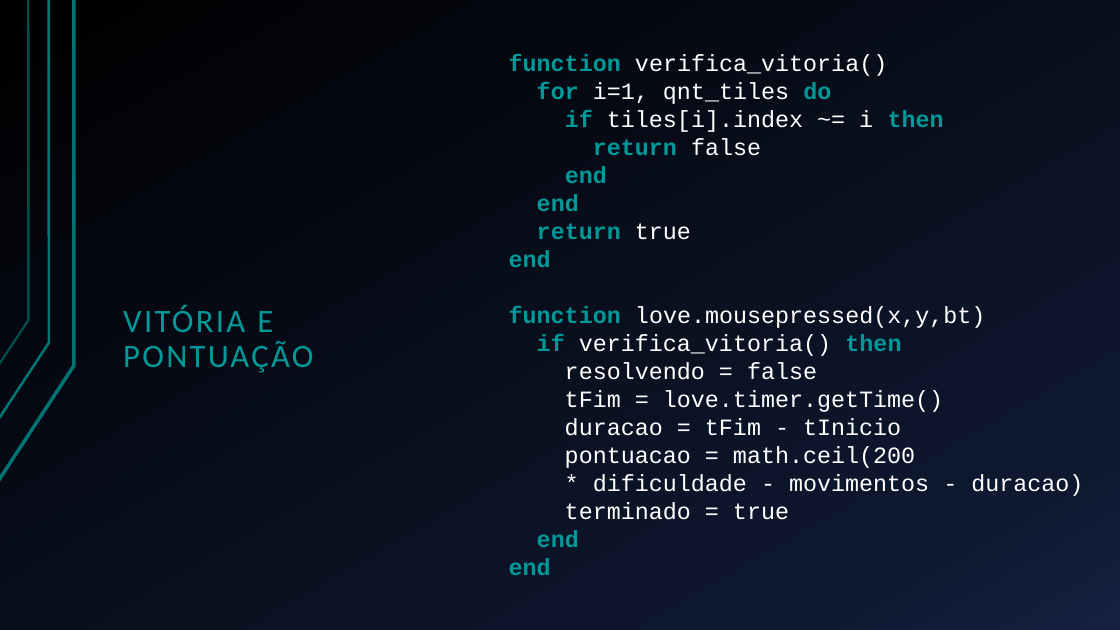
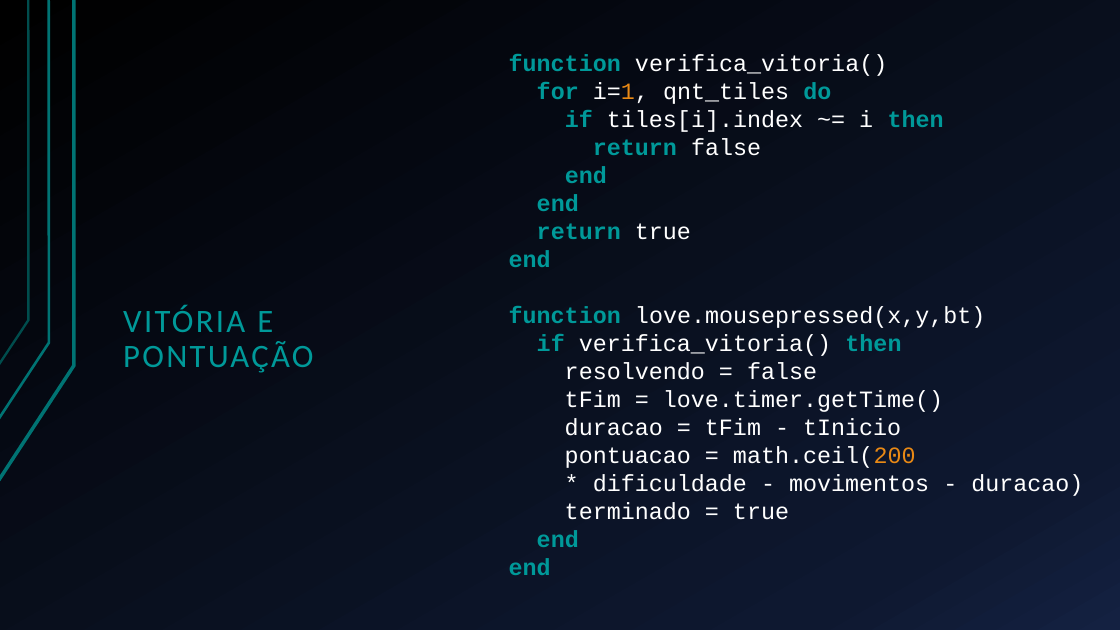
Before and after one commit to Esduard/INF1031-SLIDING_PUZZLE, a slide deck: slide 8 of Apresentação/Deslize.pptx. Drawn at 1120x630 pixels with LibreOffice and Linux fonts; fonts in the diff are those of the drawing. Boxes give left, top, right and bottom in pixels: in the first picture for what was removed or moved away, otherwise in the second. Text is boxed around its words. In the diff, an @@ line names an element or a change of style, - is before the commit and + after.

```diff
--- a/Apresentação/Deslize.pptx
+++ b/Apresentação/Deslize.pptx
@@ text at [537,82,916,468]: text colour #FFFFFF to #E98915 in "i=1,", "math.ceil(200" @@
```
Also in this commit, not shown: 4 other slides changed, 5 other files.
